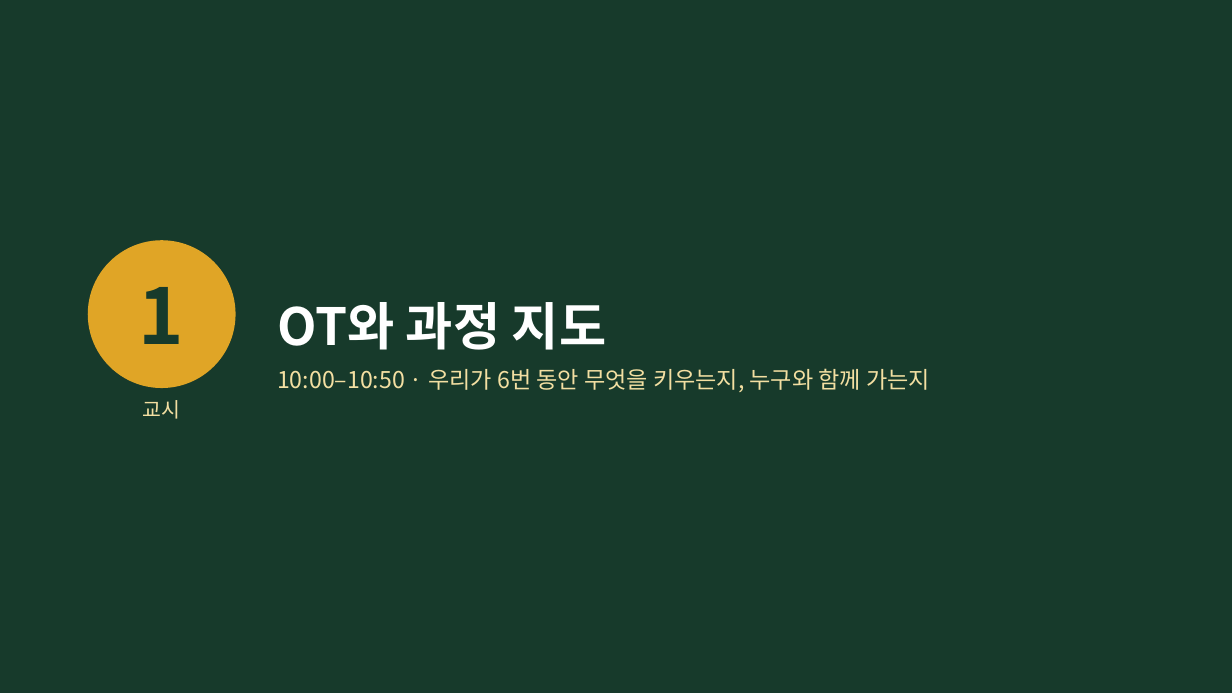
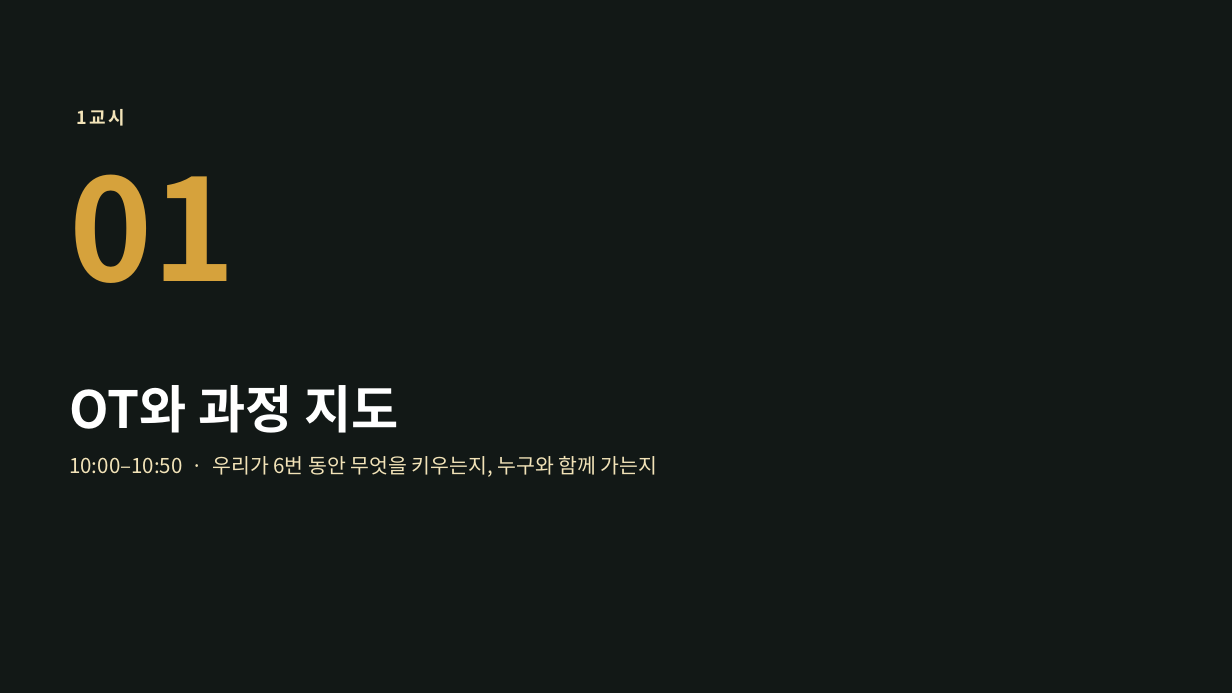
Before and after one commit to yujida/MARUBIT, a slide deck: slide 3 of lectures/01/1회차_보는눈_슬라이드.pptx. Drawn at 1232x693 pixels with LibreOffice and Linux fonts; fonts in the diff are those of the drawing; background and template pictures are left out. Boxes give left, top, right and bottom in pixels: in the first picture for what was removed or moved away, otherwise in the second. Text is boxed around its words. In the diff, an @@ line names an element or a change of style, - is before the commit and + after.

```diff
--- a/lectures/01/1회차_보는눈_슬라이드.pptx
+++ b/lectures/01/1회차_보는눈_슬라이드.pptx
@@ background #173A2B to picture (left out) @@
@@ text added at bbox=[77, 109, 126, 126], 14 pt, text #F2E3B8, bold @@
+1교시
@@ text added at bbox=[69, 174, 236, 283], 110 pt, text #D6A23C, bold @@
+01
@@ ellipse removed at bbox=[88, 240, 236, 388] @@
@@ text removed at bbox=[139, 287, 184, 344] @@
-1
@@ title "OT와 과정 지도": place and size @@
-title "OT와 과정 지도" at bbox=[277, 302, 606, 350]
+title "OT와 과정 지도" at bbox=[69, 385, 398, 433]
@@ text removed at bbox=[143, 400, 181, 419] @@
-교시
@@ text "10:00–10:50 · 우리가 6번 동안 ...": place and size @@
-text "10:00–10:50 · 우리가 6번 동안 ..." at bbox=[277, 368, 930, 392]
+text "10:00–10:50 · 우리가 6번 동안 ..." at bbox=[69, 456, 658, 477]
@@ text "10:00–10:50 · 우리가 6번 동안 ..." at bbox=[69, 456, 658, 477]: size 18 to 16 pt, text colour #F3DFA2 to #F2E3B8 @@
```
Also in this commit, not shown: 47 other slides changed, 9 slides added, 6 slides removed, 11 other files.
